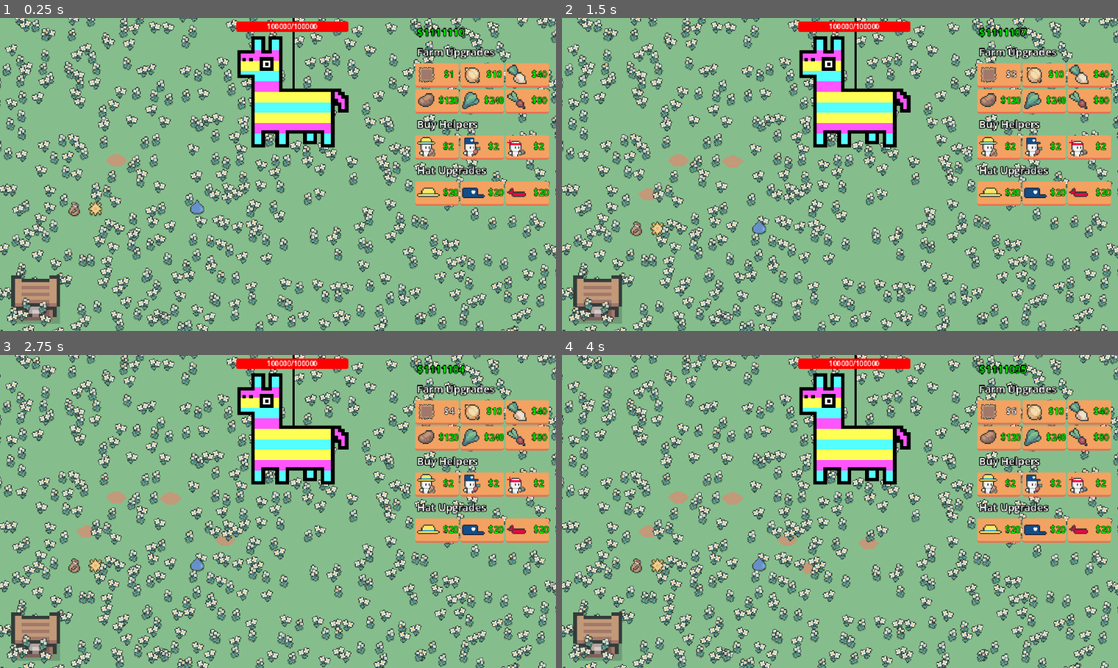
Above: before the commit, frames 1-4 (two rows, left to right).
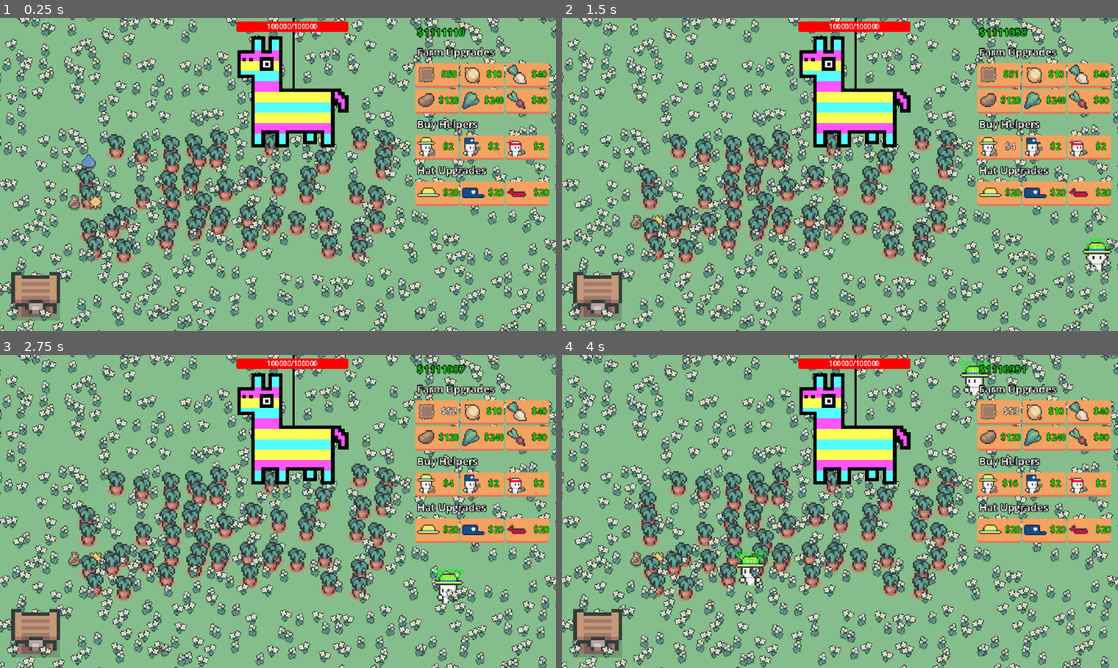
Above: after the commit, the same moments.

Repository: eric-marsh/farminata
Game: Godot game, scene res://scene/scene_switcher.tscn
The game is run twice, just before and just after one commit, with the same random seed, the same clock (stepped at 60 frames per second) and the same inputs. Sound files missing from this copy of the repository are replaced by a short silence.
Inputs:
- Up to frame 1 (0.25 s): no input
- Up to frame 2 (1.5 s): click "$1" (after the commit: "$50") at 0.5 s; click "$2" at 1.25 s
- Up to frame 3 (2.75 s): click "$3" (after the commit: "$51") at 2 s
- Up to frame 4 (4 s): click "$4" at 2.75 s; click "$5" (after the commit: "$52") at 3.5 s

The runs differ from the first frame. In frame 1, 35% of the frame differs, in the area x 0-100%, y 0-100%; in frame 2, 35%; in frame 3, 35%; in frame 4, 36%.

Commit message:
more y-sorting

Diff:
--- a/scene/droppable.tscn
+++ b/scene/droppable.tscn
@@ -21,14 +21,16 @@
 [node name="Sprite2D" type="Sprite2D" parent="."]
 y_sort_enabled = true
 texture = ExtResource("1_j5dow")
+offset = Vector2(0, -8)
 
 [node name="Shadow" type="Sprite2D" parent="Sprite2D"]
 z_index = -1
 material = SubResource("ShaderMaterial_j3pul")
-position = Vector2(0, 1)
 texture = ExtResource("1_j5dow")
+offset = Vector2(0, -7)
 
 [node name="CollisionShape2D" type="CollisionShape2D" parent="."]
+position = Vector2(0, -6)
 shape = SubResource("CircleShape2D_34vfq")
 
 [connection signal="input_event" from="." to="." method="_on_input_event"]
--- a/scene/enviornment.gd
+++ b/scene/enviornment.gd
@@ -48,6 +48,7 @@
 		var s: Sprite2D = Sprite2D.new()
 		s.texture = good_enviornment_images.pick_random()
 		s.flip_h = Util.random_chance(0.5)
+		s.offset.y = -6
 		s.global_position = good_enviornment_positions[0]
 		good_enviornment_positions = good_enviornment_positions.slice(1)
 		$GoodLayer.add_child(s)
--- a/scene/main.tscn
+++ b/scene/main.tscn
@@ -106,7 +106,7 @@
 script = ExtResource("6_k65ib")
 
 [node name="Droppable" parent="Drops" instance=ExtResource("7_wscrc")]
-position = Vector2(227, 189)
+position = Vector2(102, 144)
 
 [node name="Droppable2" parent="Drops" instance=ExtResource("7_wscrc")]
 position = Vector2(110, 191)
@@ -126,7 +126,7 @@
 [node name="Animations" type="Node2D" parent="."]
 
 [node name="SellChest" parent="." instance=ExtResource("8_of57s")]
-position = Vector2(41, 320)
+position = Vector2(41, 344)
 scale = Vector2(4, 4)
 
 [node name="Piniata" parent="." instance=ExtResource("10_tqoya")]
@@ -154,8 +154,9 @@
 position = Vector2(0, 2)
 
 [node name="Sprite2D" type="Sprite2D" parent="Enviornment/GoodLayer"]
-position = Vector2(-234, -105)
+position = Vector2(-176, -40)
 texture = ExtResource("13_mswub")
+offset = Vector2(0, -7)
 
 [node name="Sprite2D2" type="Sprite2D" parent="Enviornment/GoodLayer"]
 position = Vector2(-233, -110)
--- a/scene/plot.tscn
+++ b/scene/plot.tscn
@@ -2,7 +2,7 @@
 
 [ext_resource type="Script" uid="uid://dv6p8ldxol3f0" path="res://script/plot.gd" id="1_xmivb"]
 [ext_resource type="Texture2D" uid="uid://d2go8llpcolsq" path="res://img/plot/plot_dry.png" id="2_8yg48"]
-[ext_resource type="Texture2D" uid="uid://drx37fisd41ye" path="res://img/plants/carrot/carrot_sapling2.png" id="3_8yg48"]
+[ext_resource type="Texture2D" uid="uid://bhreatr0ikkps" path="res://img/plants/carrot/carrot_sapling3.png" id="3_8yg48"]
 
 [sub_resource type="RectangleShape2D" id="RectangleShape2D_4pdpe"]
 size = Vector2(24, 26)
@@ -34,23 +34,6 @@
 "values": [0.0]
 }
 
-[sub_resource type="Animation" id="Animation_8yg48"]
-resource_name = "pluck_crop"
-length = 0.3
-step = 0.1
-tracks/0/type = "value"
-tracks/0/imported = false
-tracks/0/enabled = true
-tracks/0/path = NodePath("Plant:scale")
-tracks/0/interp = 1
-tracks/0/loop_wrap = true
-tracks/0/keys = {
-"times": PackedFloat32Array(0, 0.3),
-"transitions": PackedFloat32Array(1, 1),
-"update": 0,
-"values": [Vector2(1, 1), Vector2(1.2, 1.2)]
-}
-
 [sub_resource type="Animation" id="Animation_o5ils"]
 resource_name = "grow_crop"
 length = 3.0
@@ -78,6 +61,23 @@
 "transitions": PackedFloat32Array(1, 1, 1, 1, 1, 1, 1),
 "update": 0,
 "values": [0.0, -0.167552, -0.261799, 0.261799, -0.261799, 0.261799, 0.0]
+}
+
+[sub_resource type="Animation" id="Animation_8yg48"]
+resource_name = "pluck_crop"
+length = 0.3
+step = 0.1
+tracks/0/type = "value"
+tracks/0/imported = false
+tracks/0/enabled = true
+tracks/0/path = NodePath("Plant:scale")
+tracks/0/interp = 1
+tracks/0/loop_wrap = true
+tracks/0/keys = {
+"times": PackedFloat32Array(0, 0.3),
+"transitions": PackedFloat32Array(1, 1),
+"update": 0,
+"values": [Vector2(1, 1), Vector2(1.2, 1.2)]
 }
 
 [sub_resource type="Animation" id="Animation_v0cxp"]
@@ -111,20 +111,20 @@
 
 [node name="Area2D" type="Area2D" parent="."]
 y_sort_enabled = true
-position = Vector2(-8, -8)
+position = Vector2(0, -11)
 
 [node name="CollisionShape2D" type="CollisionShape2D" parent="Area2D"]
-position = Vector2(8, 7)
 shape = SubResource("RectangleShape2D_4pdpe")
 
 [node name="Dirt" type="Sprite2D" parent="."]
 z_index = -1
 texture = ExtResource("2_8yg48")
+offset = Vector2(0, -8)
 
 [node name="Plant" type="Sprite2D" parent="."]
 y_sort_enabled = true
 texture = ExtResource("3_8yg48")
-offset = Vector2(0, 3)
+offset = Vector2(0, -14)
 
 [node name="AnimationPlayer" type="AnimationPlayer" parent="."]
 libraries = {
--- a/scene/plots_container.gd
+++ b/scene/plots_container.gd
@@ -5,10 +5,3 @@
 
 func _ready() -> void:
 	PlotUtil.reset_plots()
-
-	if Debug.ALL_FULL_CROPS_AT_START:
-		for p in get_children():
-			if p is plot:
-				p.plot_growth_state = Enum.Plot_Growth_State.Full
-				p.grow_type = Enum.Grow_Type.Carrot
-				p.update_image()
--- a/scene/sell_chest.tscn
+++ b/scene/sell_chest.tscn
@@ -68,7 +68,7 @@
 }]
 
 [sub_resource type="RectangleShape2D" id="RectangleShape2D_5yv88"]
-size = Vector2(16, 16)
+size = Vector2(14, 9)
 
 [node name="SellChest" type="Area2D"]
 collision_layer = 2
@@ -76,10 +76,12 @@
 script = ExtResource("1_cl27i")
 
 [node name="AnimatedSprite2D" type="AnimatedSprite2D" parent="."]
+position = Vector2(0, -7)
 sprite_frames = SubResource("SpriteFrames_vcbbc")
 speed_scale = 2.0
 
 [node name="CollisionShape2D" type="CollisionShape2D" parent="."]
+position = Vector2(0, -4)
 shape = SubResource("RectangleShape2D_5yv88")
 
 [connection signal="body_entered" from="." to="." method="_on_body_entered"]
--- a/script/debug.gd
+++ b/script/debug.gd
@@ -11,7 +11,7 @@
 
 var KEEP_PLOTS_ON_START:bool = false
 
-var ALL_FULL_CROPS_AT_START:bool = false
+var ALL_FULL_CROPS_AT_START:bool = true
 
 var DEBUG_ALWAYS_MUTE:bool = true
 
--- a/script/plot.gd
+++ b/script/plot.gd
@@ -100,9 +100,9 @@
 				$Dirt.texture = PLOT_WET
 		if !is_growing:
 			$Plant.texture = PlantUtil.get_plant_img(plot_growth_state, grow_type)
-			$Plant.offset = Vector2(0, 2)
+			$Plant.offset = Vector2(0, -4)
 			if plot_growth_state == Enum.Plot_Growth_State.Full:
-				$Plant.offset = Vector2(0, -8)
+				$Plant.offset = Vector2(0, -13)
 
 var is_plucking: bool = false
 func _on_area_2d_input_event(_viewport: Node, event: InputEvent, _shape_idx: int) -> void:
--- a/script/plot_util.gd
+++ b/script/plot_util.gd
@@ -4,9 +4,16 @@
 
 
 func add_plot():
+	if !Globals.PlotsContainer:
+		return
 	var p = PLOT.instantiate() as plot
 	p.global_position = get_random_position_in_grow_area()
-	add_child(p)
+	if Debug.ALL_FULL_CROPS_AT_START:
+		p.plot_growth_state = Enum.Plot_Growth_State.Full
+		p.grow_type = Enum.Grow_Type.Carrot
+		p.update_image()
+	Globals.PlotsContainer.add_child(p)
+
 
 var num_rows = 8
 var num_cols = 12
@@ -18,23 +25,22 @@
 		for c in Globals.PlotsContainer.get_children():
 			c.queue_free()
 
+
+	# figure out the positions
 	var width: float = Globals.GrowArea.get_node("CollisionShape2D").shape.extents.x * 2
 	var height: float = Globals.GrowArea.get_node("CollisionShape2D").shape.extents.y * 2
-
-
 	Globals.PlotsContainer.remaining_plot_points.clear()
 	for i in range(num_cols):
 		for j in range(num_rows):
 			Globals.PlotsContainer.remaining_plot_points.push_back( Vector2((width/num_cols) * i, (height/num_rows) * j)  )
 	Globals.PlotsContainer.remaining_plot_points.shuffle()
 
+	# add the plots
 	await get_tree().create_timer(0.1).timeout
 	var plots_left = State.num_plots - get_total_plots()
 	while plots_left > 0:
 		add_plot()
 		plots_left -= 1
-
-
 
 func get_random_position_in_grow_area() -> Vector2:
 	if !Globals.PlotsContainer or Globals.PlotsContainer.remaining_plot_points.is_empty():
--- a/script/state.gd
+++ b/script/state.gd
@@ -2,7 +2,7 @@
 
 var money:int = 0
 
-var num_plots:int = 1
+var num_plots:int = 50
 
 var num_farmer_helpers:int = 0
 var num_pluck_helpers:int = 0
